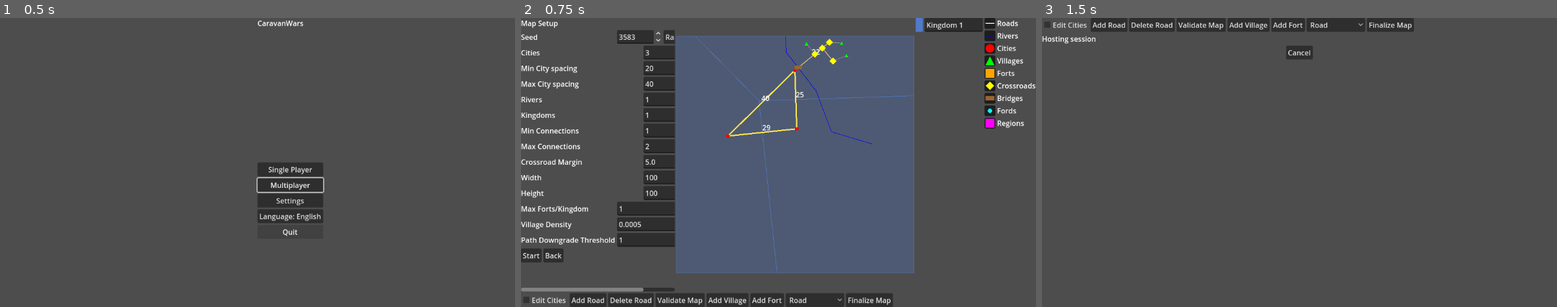
Above: before the commit, frames 1-3 (left to right).
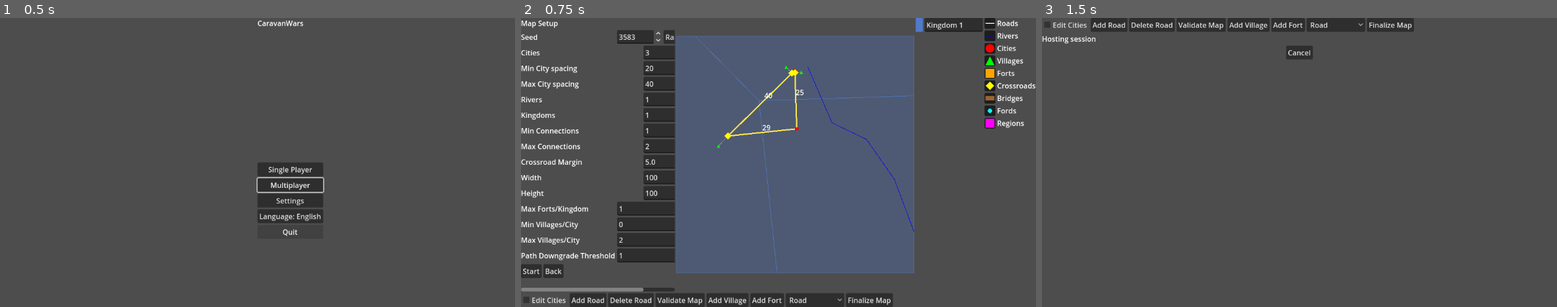
Above: after the commit, the same moments.

Repository: sepa79/CaravanWars
Game: Godot game, scene res://scenes/Main.tscn
Two runs of this game, one before a commit and one after it. Both use one fixed random seed, a clock stepped at 60 frames per second and the inputs below.
Inputs:
- Up to frame 1 (0.5 s): no input
- Up to frame 2 (0.75 s): click "Single Player" at 0.5 s
- Up to frame 3 (1.5 s): click "Start" at 1.25 s

Frame 1 is identical in both runs. In frame 2, 2.2% of the frame differs, in the area x 0-77%, y 6-90%; in frame 3, nothing differs.

Commit message:
fix: distribute villages per region

Diff:
--- a/game/i18n/en.cfg
+++ b/game/i18n/en.cfg
@@ -48,7 +48,8 @@
 setup.width="Width"
 setup.height="Height"
 setup.max_forts_per_kingdom="Max Forts/Kingdom"
-setup.village_density="Village Density"
+setup.min_villages_per_city="Min Villages/City"
+setup.max_villages_per_city="Max Villages/City"
 setup.village_path_threshold="Path Downgrade Threshold"
 setup.show_roads="Show Roads"
 setup.show_rivers="Show Rivers"
--- a/game/i18n/pl.cfg
+++ b/game/i18n/pl.cfg
@@ -48,7 +48,8 @@
 setup.width="Szerokość"
 setup.height="Wysokość"
 setup.max_forts_per_kingdom="Maks. fortów/królestwo"
-setup.village_density="Gęstość wiosek"
+setup.min_villages_per_city="Min. wiosek/miasto"
+setup.max_villages_per_city="Maks. wiosek/miasto"
 setup.village_path_threshold="Próg degradacji ścieżek"
 setup.show_roads="Pokaż drogi"
 setup.show_rivers="Pokaż rzeki"
--- a/game/map/MapGenerator.gd
+++ b/game/map/MapGenerator.gd
@@ -15,7 +15,8 @@
     var height: float
     var kingdom_count: int
     var max_forts_per_kingdom: int
-    var village_density: float
+    var min_villages_per_city: int
+    var max_villages_per_city: int
     var village_downgrade_threshold: int
 
     func _init(
@@ -31,7 +32,8 @@
         p_height: float = 100.0,
         p_kingdom_count: int = 1,
         p_max_forts_per_kingdom: int = 1,
-        p_village_density: float = 0.0005,
+        p_min_villages_per_city: int = 0,
+        p_max_villages_per_city: int = 2,
         p_village_downgrade_threshold: int = 1
     ) -> void:
         rng_seed = p_rng_seed if p_rng_seed != 0 else Time.get_ticks_msec()
@@ -47,7 +49,8 @@
         height = clamp(p_height, 20.0, 500.0)
         kingdom_count = max(1, p_kingdom_count)
         max_forts_per_kingdom = max(0, p_max_forts_per_kingdom)
-        village_density = max(0.0, p_village_density)
+        min_villages_per_city = max(0, p_min_villages_per_city)
+        max_villages_per_city = max(min_villages_per_city, p_max_villages_per_city)
         village_downgrade_threshold = max(1, p_village_downgrade_threshold)
 
 var params: MapGenParams
@@ -92,8 +95,7 @@
         params.crossroad_detour_margin,
         "roman"
     )
-    var village_count: int = int(params.village_density * params.width * params.height)
-    road_stage.insert_villages(roads, village_count, 5.0, params.width, params.height, params.village_downgrade_threshold)
+    road_stage.insert_villages(roads, params.min_villages_per_city, params.max_villages_per_city, 5.0, params.width, params.height, params.village_downgrade_threshold)
     road_stage.insert_border_forts(roads, regions, 10.0, params.max_forts_per_kingdom, params.width, params.height)
     map_data["roads"] = roads
 
--- a/game/map/RoadNetwork.gd
+++ b/game/map/RoadNetwork.gd
@@ -142,7 +142,8 @@
 ## the nearest Roman road or town. Low-traffic branches downgrade to paths.
 func insert_villages(
     roads: Dictionary,
-    village_count: int,
+    min_per_city: int,
+    max_per_city: int,
     radius: float = 5.0,
     width: float = 100.0,
     height: float = 100.0,
@@ -152,58 +153,88 @@
     var edges: Dictionary = roads.get("edges", {})
     var next_node_id: int = roads.get("next_node_id", 1)
     var next_edge_id: int = roads.get("next_edge_id", 1)
-
     var placer := CityPlacerModule.new(rng)
-    var positions: Array[Vector2] = placer.place_cities(village_count, radius, radius * 2.0, width, height)
-
-    for pos in positions:
-        var vid: int = next_node_id
-        next_node_id += 1
-        nodes[vid] = MapNodeModule.new(vid, MapNodeModule.TYPE_VILLAGE, pos, {})
-
-        var best_dist: float = INF
-        var target_city: int = -1
-        var target_edge: int = -1
-        var target_point: Vector2 = Vector2.ZERO
-
-        for nid in nodes.keys():
-            var node: MapNode = nodes[nid]
-            if node.type != MapNodeModule.TYPE_CITY:
+
+    for cid in nodes.keys():
+        var city: MapNode = nodes[cid]
+        if city.type != MapNodeModule.TYPE_CITY:
+            continue
+        var count: int = rng.randi_range(min_per_city, max_per_city)
+        if count <= 0:
+            continue
+        var local: Array[Vector2] = placer.place_cities(count, radius, radius * 2.0, radius * 2.0, radius * 2.0)
+        var cluster: Array[int] = []
+        for p in local:
+            var pos: Vector2 = city.pos2d + p - Vector2(radius, radius)
+            pos.x = clamp(pos.x, 0.0, width)
+            pos.y = clamp(pos.y, 0.0, height)
+            var vid: int = next_node_id
+            next_node_id += 1
+            nodes[vid] = MapNodeModule.new(vid, MapNodeModule.TYPE_VILLAGE, pos, {})
+            cluster.append(vid)
+
+        var connected: Array[int] = []
+        for vid in cluster:
+            var vpos: Vector2 = nodes[vid].pos2d
+            var best_edge: int = -1
+            var best_point: Vector2 = Vector2.ZERO
+            var best_dist: float = INF
+            for eid in edges.keys():
+                var edge: Edge = edges[eid]
+                if edge.road_class != "roman":
+                    continue
+                var q: Vector2 = _closest_point_on_polyline(vpos, edge.polyline)
+                var d: float = vpos.distance_to(q)
+                if d < best_dist:
+                    best_dist = d
+                    best_edge = eid
+                    best_point = q
+            if best_edge != -1 and best_dist <= radius * 3.0:
+                var edge: Edge = edges[best_edge]
+                var cross_id: int = next_node_id
+                next_node_id += 1
+                nodes[cross_id] = MapNodeModule.new(cross_id, MapNodeModule.TYPE_CROSSROAD, best_point, {})
+                var start: Vector2 = edge.polyline[0]
+                var end: Vector2 = edge.polyline[edge.polyline.size() - 1]
+                var start_id: int = edge.endpoints[0]
+                var end_id: int = edge.endpoints[1]
+                edges.erase(best_edge)
+                edges[next_edge_id] = EdgeModule.new(next_edge_id, edge.type, [start, best_point], [start_id, cross_id], edge.road_class, edge.attrs)
+                next_edge_id += 1
+                edges[next_edge_id] = EdgeModule.new(next_edge_id, edge.type, [best_point, end], [cross_id, end_id], edge.road_class, edge.attrs)
+                next_edge_id += 1
+                edges[next_edge_id] = EdgeModule.new(next_edge_id, "road", [vpos, best_point], [vid, cross_id], "road", {})
+                next_edge_id += 1
+                connected.append(vid)
+
+        if connected.is_empty() and cluster.size() > 0:
+            var nearest: int = cluster[0]
+            var best: float = INF
+            for vid in cluster:
+                var d: float = nodes[vid].pos2d.distance_to(city.pos2d)
+                if d < best:
+                    best = d
+                    nearest = vid
+            edges[next_edge_id] = EdgeModule.new(next_edge_id, "road", [nodes[nearest].pos2d, city.pos2d], [nearest, cid], "road", {})
+            next_edge_id += 1
+            connected.append(nearest)
+
+        var processed: Array[int] = connected.duplicate()
+        if processed.is_empty() and cluster.size() > 0:
+            processed.append(cluster[0])
+        for vid in cluster:
+            if processed.has(vid):
                 continue
-            var d: float = pos.distance_to(node.pos2d)
-            if d < best_dist:
-                best_dist = d
-                target_city = nid
-                target_edge = -1
-
-        for eid in edges.keys():
-            var edge: Edge = edges[eid]
-            var q: Vector2 = _closest_point_on_polyline(pos, edge.polyline)
-            var d_edge: float = pos.distance_to(q)
-            if d_edge < best_dist:
-                best_dist = d_edge
-                target_city = -1
-                target_edge = eid
-                target_point = q
-
-        if target_edge != -1:
-            var edge: Edge = edges[target_edge]
-            var cross_id: int = next_node_id
-            next_node_id += 1
-            nodes[cross_id] = MapNodeModule.new(cross_id, MapNodeModule.TYPE_CROSSROAD, target_point, {})
-            var start: Vector2 = edge.polyline[0]
-            var end: Vector2 = edge.polyline[edge.polyline.size() - 1]
-            edges.erase(target_edge)
-            edges[next_edge_id] = EdgeModule.new(next_edge_id, edge.type, [start, target_point], [edge.endpoints[0], cross_id], edge.road_class, edge.attrs)
+            var best_id: int = processed[0]
+            var best_d: float = INF
+            for pid in processed:
+                var d: float = nodes[vid].pos2d.distance_to(nodes[pid].pos2d)
+                if d < best_d:
+                    best_d = d
+                    best_id = pid
+            edges[next_edge_id] = EdgeModule.new(next_edge_id, "path", [nodes[vid].pos2d, nodes[best_id].pos2d], [vid, best_id], "path", {})
             next_edge_id += 1
-            edges[next_edge_id] = EdgeModule.new(next_edge_id, edge.type, [target_point, end], [cross_id, edge.endpoints[1]], edge.road_class, edge.attrs)
-            next_edge_id += 1
-            edges[next_edge_id] = EdgeModule.new(next_edge_id, "road", [pos, target_point], [vid, cross_id], "road", {})
-            next_edge_id += 1
-        elif target_city != -1:
-            var city: MapNode = nodes[target_city]
-            edges[next_edge_id] = EdgeModule.new(next_edge_id, "road", [pos, city.pos2d], [vid, target_city], "road", {})
-            next_edge_id += 1
+            processed.append(vid)
 
     var res: Dictionary = _insert_crossroads(nodes, edges, next_node_id, next_edge_id)
     roads["next_node_id"] = res["next_node_id"]
@@ -370,14 +401,6 @@
         cross.x = clamp(cross.x, 0.0, width)
         cross.y = clamp(cross.y, 0.0, height)
         var dir: Vector2 = (nodes[b_id].pos2d - nodes[a_id].pos2d).normalized()
-        var junction_id: int = next_node_id
-        next_node_id += 1
-        nodes[junction_id] = MapNodeModule.new(junction_id, MapNodeModule.TYPE_CROSSROAD, cross, {})
-        edges.erase(eid)
-        edges[next_edge_id] = EdgeModule.new(next_edge_id, edge.type, [nodes[a_id].pos2d, cross], [a_id, junction_id], edge.road_class, edge.attrs)
-        next_edge_id += 1
-        edges[next_edge_id] = EdgeModule.new(next_edge_id, edge.type, [cross, nodes[b_id].pos2d], [junction_id, b_id], edge.road_class, edge.attrs)
-        next_edge_id += 1
         var spur_class: String = _lower_class(edge.road_class)
         var kid_a: int = a_region.kingdom_id
         if fort_counts.get(kid_a, 0) < max_per_kingdom:
@@ -387,7 +410,7 @@
             var fort_id_a: int = next_node_id
             next_node_id += 1
             nodes[fort_id_a] = MapNodeModule.new(fort_id_a, MapNodeModule.TYPE_FORT, fort_pos_a, {})
-            edges[next_edge_id] = EdgeModule.new(next_edge_id, edge.type, [cross, fort_pos_a], [junction_id, fort_id_a], spur_class, edge.attrs)
+            edges[next_edge_id] = EdgeModule.new(next_edge_id, edge.type, [nodes[a_id].pos2d, cross, fort_pos_a], [a_id, fort_id_a], spur_class, edge.attrs)
             next_edge_id += 1
             fort_counts[kid_a] = fort_counts.get(kid_a, 0) + 1
         var kid_b: int = b_region.kingdom_id
@@ -398,7 +421,7 @@
             var fort_id_b: int = next_node_id
             next_node_id += 1
             nodes[fort_id_b] = MapNodeModule.new(fort_id_b, MapNodeModule.TYPE_FORT, fort_pos_b, {})
-            edges[next_edge_id] = EdgeModule.new(next_edge_id, edge.type, [cross, fort_pos_b], [junction_id, fort_id_b], spur_class, edge.attrs)
+            edges[next_edge_id] = EdgeModule.new(next_edge_id, edge.type, [nodes[b_id].pos2d, cross, fort_pos_b], [b_id, fort_id_b], spur_class, edge.attrs)
             next_edge_id += 1
             fort_counts[kid_b] = fort_counts.get(kid_b, 0) + 1
     roads["next_node_id"] = next_node_id
--- a/game/project.godot
+++ b/game/project.godot
@@ -11,7 +11,7 @@
 [application]
 
 config/name="CaravanWars"
-config/version="0.1.43"
+config/version="0.1.44"
 run/main_scene="res://scenes/Main.tscn"
 config/features=PackedStringArray("4.4")
 
--- a/game/ui/MapSetupScreen.gd
+++ b/game/ui/MapSetupScreen.gd
@@ -49,8 +49,10 @@
 var finalize_button: Button
 var max_forts_label: Label
 var max_forts_spin: SpinBox
-var village_density_label: Label
-var village_density_spin: SpinBox
+var min_villages_label: Label
+var min_villages_spin: SpinBox
+var max_villages_label: Label
+var max_villages_spin: SpinBox
 var village_threshold_label: Label
 var village_threshold_spin: SpinBox
 @onready var start_button: Button = $HBox/ControlsScroll/Controls/Buttons/Start
@@ -99,15 +101,21 @@
     max_forts_spin.value = 1
     params.add_child(max_forts_spin)
     max_forts_spin.value_changed.connect(_on_params_changed)
-    village_density_label = Label.new()
-    params.add_child(village_density_label)
-    village_density_spin = SpinBox.new()
-    village_density_spin.min_value = 0.0
-    village_density_spin.max_value = 0.01
-    village_density_spin.step = 0.0001
-    village_density_spin.value = 0.0005
-    params.add_child(village_density_spin)
-    village_density_spin.value_changed.connect(_on_params_changed)
+    min_villages_label = Label.new()
+    params.add_child(min_villages_label)
+    min_villages_spin = SpinBox.new()
+    min_villages_spin.min_value = 0
+    min_villages_spin.max_value = 10
+    params.add_child(min_villages_spin)
+    min_villages_spin.value_changed.connect(_on_params_changed)
+    max_villages_label = Label.new()
+    params.add_child(max_villages_label)
+    max_villages_spin = SpinBox.new()
+    max_villages_spin.min_value = 0
+    max_villages_spin.max_value = 10
+    max_villages_spin.value = 2
+    params.add_child(max_villages_spin)
+    max_villages_spin.value_changed.connect(_on_params_changed)
     village_threshold_label = Label.new()
     params.add_child(village_threshold_label)
     village_threshold_spin = SpinBox.new()
@@ -220,7 +228,8 @@
     add_fort_button.text = I18N.t("setup.add_fort")
     finalize_button.text = I18N.t("setup.finalize_map")
     max_forts_label.text = I18N.t("setup.max_forts_per_kingdom")
-    village_density_label.text = I18N.t("setup.village_density")
+    min_villages_label.text = I18N.t("setup.min_villages_per_city")
+    max_villages_label.text = I18N.t("setup.max_villages_per_city")
     village_threshold_label.text = I18N.t("setup.village_path_threshold")
     road_class_selector.set_item_text(0, I18N.t("setup.road_class_path"))
     road_class_selector.set_item_text(1, I18N.t("setup.road_class_road"))
@@ -247,7 +256,8 @@
         height_spin.value,
         kingdoms,
         int(max_forts_spin.value),
-        village_density_spin.value,
+        int(min_villages_spin.value),
+        int(max_villages_spin.value),
         int(village_threshold_spin.value)
     )
     kingdoms_spin.max_value = map_params.city_count
@@ -298,10 +308,16 @@
         max_forts_spin.set_block_signals(true)
         max_forts_spin.value = map_params.max_forts_per_kingdom
         max_forts_spin.set_block_signals(false)
-    if village_density_spin.value != map_params.village_density:
-        village_density_spin.set_block_signals(true)
-        village_density_spin.value = map_params.village_density
-        village_density_spin.set_block_signals(false)
+    if min_villages_spin.value != map_params.min_villages_per_city:
+        min_villages_spin.set_block_signals(true)
+        min_villages_spin.value = map_params.min_villages_per_city
+        min_villages_spin.set_block_signals(false)
+    if max_villages_spin.value != map_params.max_villages_per_city:
+        max_villages_spin.set_block_signals(true)
+        max_villages_spin.value = map_params.max_villages_per_city
+        max_villages_spin.set_block_signals(false)
+    max_villages_spin.min_value = min_villages_spin.value
+    min_villages_spin.max_value = max_villages_spin.value
     if village_threshold_spin.value != map_params.village_downgrade_threshold:
         village_threshold_spin.set_block_signals(true)
         village_threshold_spin.value = map_params.village_downgrade_threshold
Not shown, changed: CHANGELOG.md
Not shown, changed: VERSION
Not shown, changed: docs/i18n/Strings_Catalog_P3_MapSetup.md
